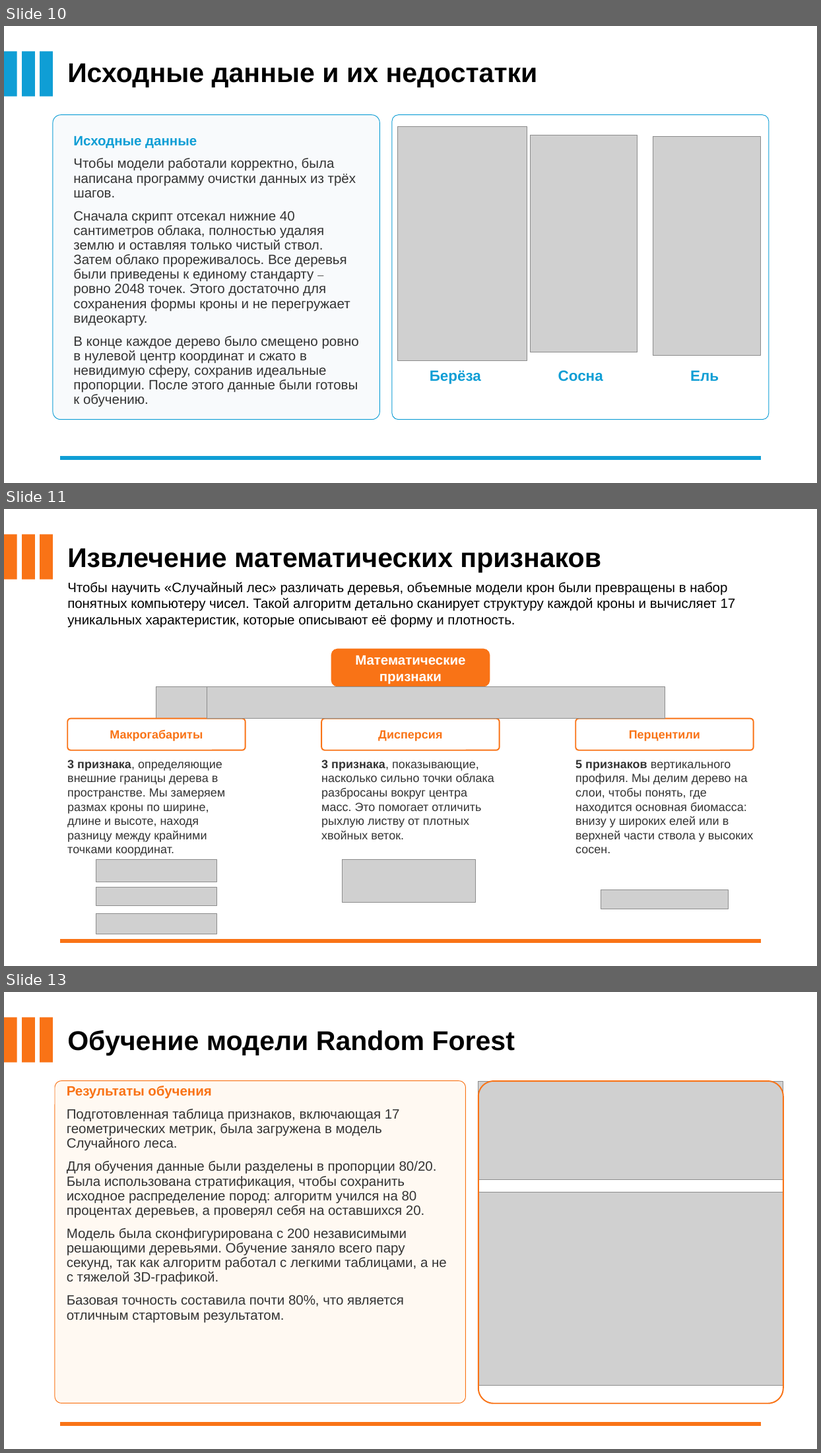
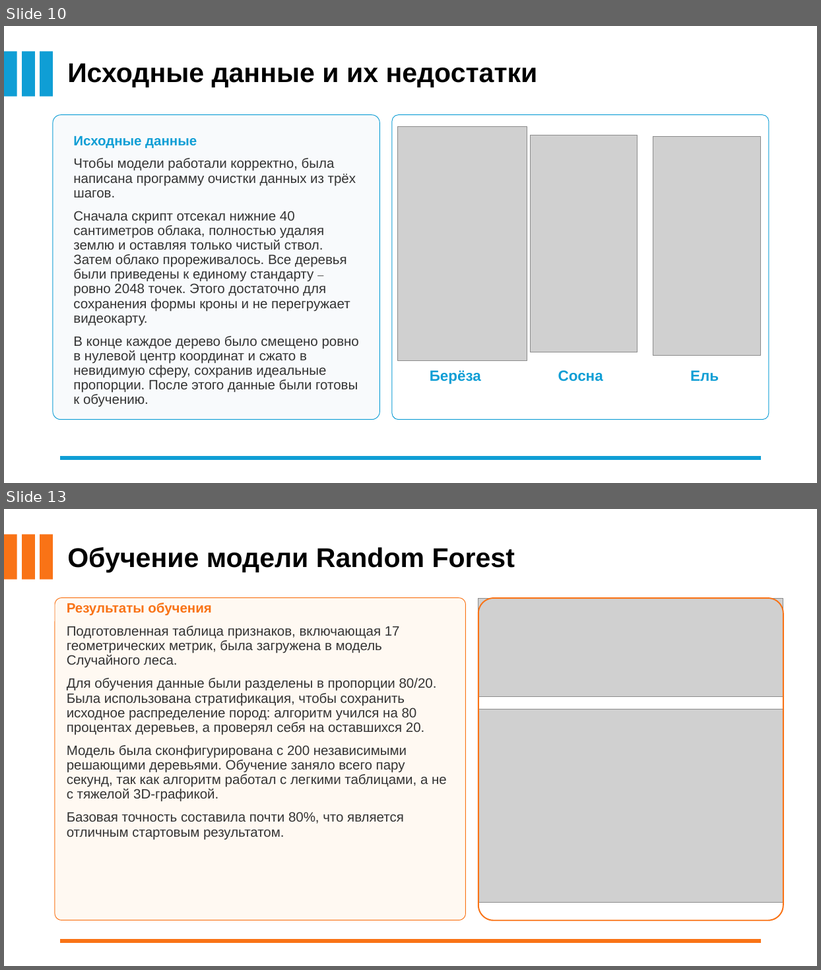
Before and after one commit to NotTheStas/COURSEPROJECT, a slide deck: ПрезентацияГречихинИСИвановаОГ.pptx. Shown one above the other, each under a label of ours: slides 10, 11 and 13 before the commit, slides 10 and 13 after it; the slides between them are not shown. The pictures are 821x1453 and 821x970 pixels, drawn with LibreOffice and Linux fonts; fonts in the diff are those of the drawing; grey boxes stand for pictures; background and template pictures are left out. Boxes give left, top, right and bottom in pixels: in the first picture for what was removed or moved away, otherwise in the second. Text is boxed around its words. In the diff, an @@ line names an element or a change of style, - is before the commit and + after.

```diff
--- a/ПрезентацияГречихинИСИвановаОГ.pptx
+++ b/ПрезентацияГречихинИСИвановаОГ.pptx
@@ slide 11 removed at [4,509,817,966], background picture (left out) @@
@@ group removed at [4,535,601,580]: 3 rectangles, 1 text @@
-Извлечение математических признаков
@@ text removed at [67,582,736,628] @@
-Чтобы научить «Случайный лес» различать деревья, объемные модели крон были превращены в набор понятных компьютеру чисел. Такой алгоритм детально сканирует структуру каждой кроны и вычисляет 17 уникальных характеристик, которые описывают её форму и плотность.
@@ rounded rectangle removed at [331,649,490,687] @@
@@ text removed at [355,656,465,685] @@
-Математические признаки
@@ picture removed at [156,687,614,719] @@
@@ picture removed at [207,687,665,719] @@
@@ rounded rectangle removed at [67,719,246,751] @@
@@ rounded rectangle removed at [322,719,500,751] @@
@@ rounded rectangle removed at [576,719,754,751] @@
@@ text removed at [110,730,203,741] @@
-Макрогабариты
@@ text removed at [378,730,442,741] @@
-Дисперсия
@@ text removed at [629,730,700,741] @@
-Перцентили
@@ text removed at [67,760,226,856] @@
-3 признака, определяющие внешние границы дерева в пространстве. Мы замеряем размах кроны по ширине, длине и высоте, находя разницу между крайними точками координат.
@@ text removed at [321,760,494,840] @@
-3 признака, показывающие, насколько сильно точки облака разбросаны вокруг центра масс. Это помогает отличить рыхлую листву от плотных хвойных веток.
@@ text removed at [576,760,754,854] @@
-5 признаков вертикального профиля. Мы делим дерево на слои, чтобы понять, где находится основная биомасса: внизу у широких елей или в верхней части ствола у высоких сосен.
@@ picture removed at [96,859,217,882] @@
@@ picture removed at [343,859,476,902] @@
@@ picture removed at [96,887,217,906] @@
@@ picture removed at [601,890,728,909] @@
@@ picture removed at [96,914,217,934] @@
@@ line removed from (762, 941) to (60, 941) @@
```
Also in this commit, not shown: 5 slides changed, 1 slide added, 1 other file.
